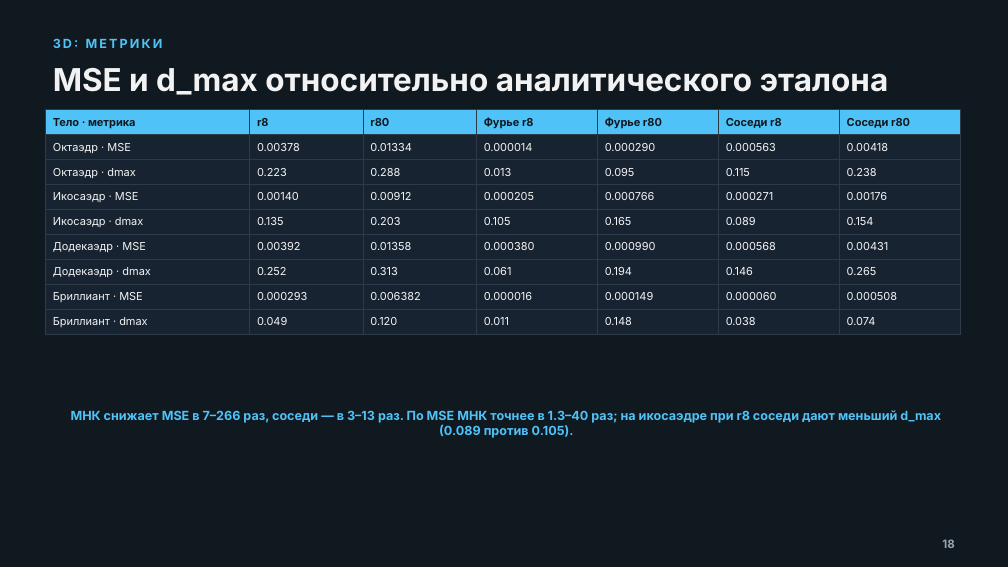
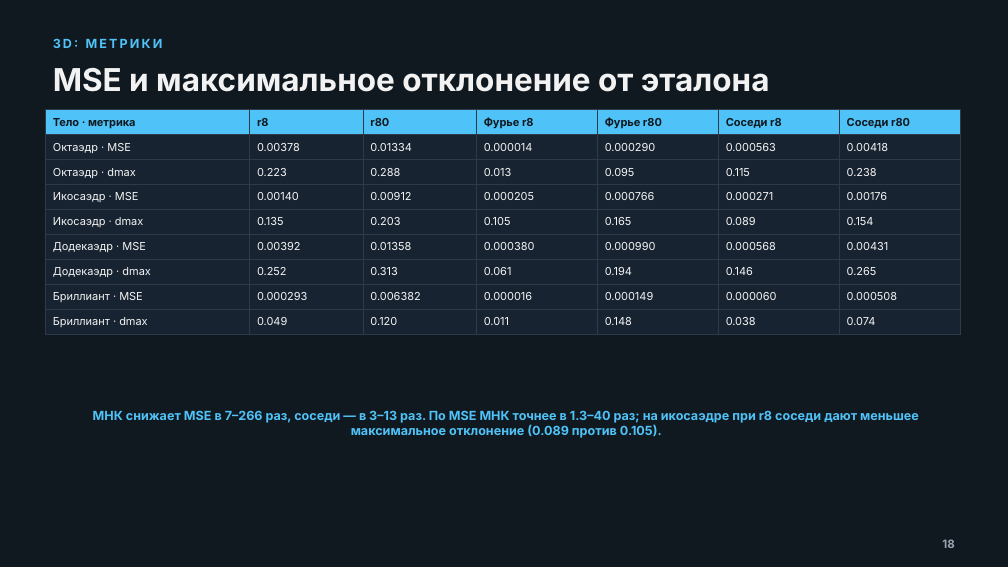
Before and after one commit to AlexQuasarStudio/Ogranka, a slide deck: slide 18 of point-cloud-3d-recovery.pptx. Drawn at 1008x567 pixels with LibreOffice and Linux fonts; fonts in the diff are those of the drawing. Boxes give left, top, right and bottom in pixels: in the first picture for what was removed or moved away, otherwise in the second. Text is boxed around its words. In the diff, an @@ line names an element or a change of style, - is before the commit and + after.

```diff
--- a/point-cloud-3d-recovery.pptx
+++ b/point-cloud-3d-recovery.pptx
@@ text at (53,67,770,92): text changed @@
-MSE и d_max относительно аналитического эталона
+MSE и максимальное отклонение от эталона
@@ text at (93,410,919,438): text changed @@
-МНК снижает MSE в 7–266 раз, соседи — в 3–13 раз. По MSE МНК точнее в 1.3–40 раз; на икосаэдре при r8 соседи дают меньший d_max (0.089 против 0.105).
+МНК снижает MSE в 7–266 раз, соседи — в 3–13 раз. По MSE МНК точнее в 1.3–40 раз; на икосаэдре при r8 соседи дают меньшее максимальное отклонение (0.089 против 0.105).
```
Also in this commit, not shown: 14 other slides changed, 1 other file.
